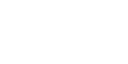
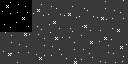
Two versions of the same layered image (128 × 64). Layer-by-layer changes:
added group "anim-1" with 40 layers above "Hintergrund" over <box>0,0,128,64</box>
added group "Gruppe 1 Kopie 7" with 4 layers in group "anim-1" over <box>96,32,128,64</box>
added layer "smol2" (1st of 8, in "anim-1" › "Gruppe 1 Kopie 7") in group "Gruppe 1 Kopie 7" over <box>100,44,127,63</box>
added layer "smol1" (1st of 8, in "anim-1" › "Gruppe 1 Kopie 7") in group "Gruppe 1 Kopie 7" over <box>99,39,123,63</box>
added layer "big" (1st of 8, in "anim-1" › "Gruppe 1 Kopie 7") in group "Gruppe 1 Kopie 7" over <box>104,37,123,49</box>
added group "Gruppe 1 Kopie 6" with 4 layers in group "anim-1" over <box>64,32,96,64</box>
added layer "smol2" (2nd of 8, in "anim-1" › "Gruppe 1 Kopie 6") in group "Gruppe 1 Kopie 6" over <box>66,41,93,60</box>
added layer "smol1" (2nd of 8, in "anim-1" › "Gruppe 1 Kopie 6") in group "Gruppe 1 Kopie 6" over <box>69,35,93,59</box>
added layer "big" (2nd of 8, in "anim-1" › "Gruppe 1 Kopie 6") in group "Gruppe 1 Kopie 6" over <box>74,41,93,64</box>
added group "Gruppe 1 Kopie 5" with 4 layers in group "anim-1" over <box>32,32,64,64</box>
added layer "smol2" (3rd of 8, in "anim-1" › "Gruppe 1 Kopie 5") in group "Gruppe 1 Kopie 5" over <box>36,37,63,56</box>
added layer "smol1" (3rd of 8, in "anim-1" › "Gruppe 1 Kopie 5") in group "Gruppe 1 Kopie 5" over <box>38,32,62,56</box>
added layer "big" (3rd of 8, in "anim-1" › "Gruppe 1 Kopie 5") in group "Gruppe 1 Kopie 5" over <box>39,37,58,60</box>
moved "Gruppe 1 Kopie 4" into group "anim-1" over <box>0,32,32,64</box>
moved "Gruppe 1 Kopie 3" into group "anim-1" over <box>96,0,128,32</box>
moved "Gruppe 1 Kopie 2" into group "anim-1" over <box>64,0,96,32</box>
moved "Gruppe 1 Kopie" into group "anim-1" over <box>32,0,64,32</box>
moved "Gruppe 1" into group "anim-1" over <box>0,0,32,32</box>
showed "Hintergrund" over <box>0,0,128,64</box>
